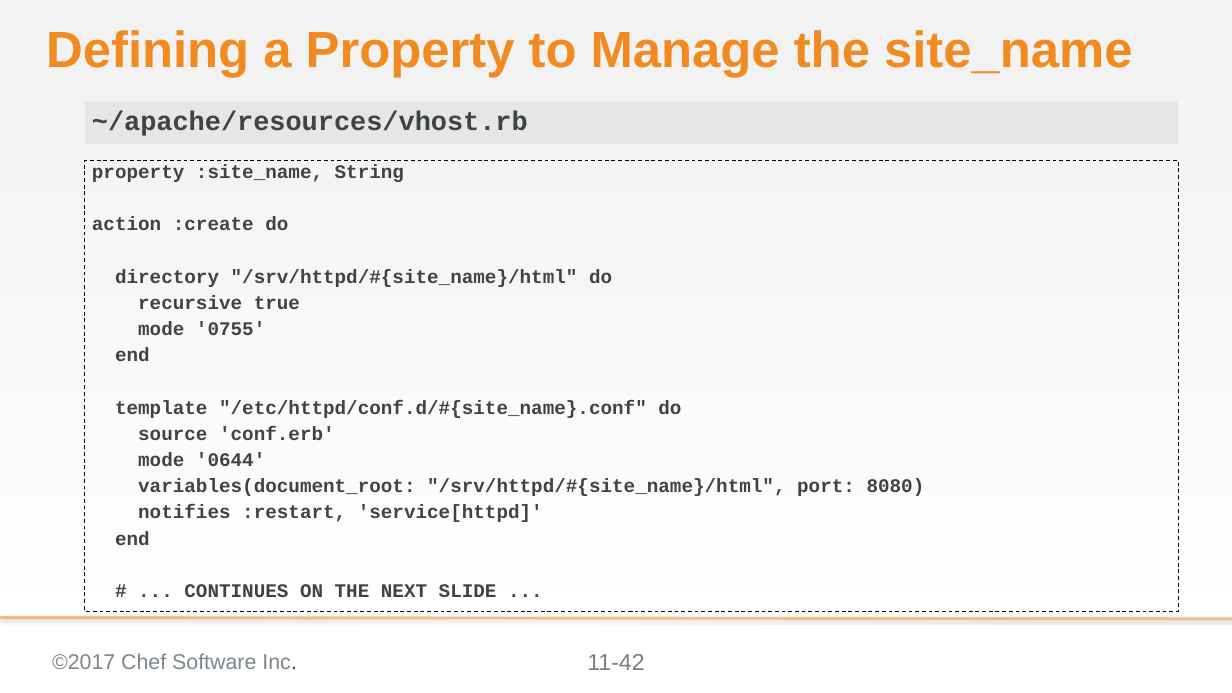
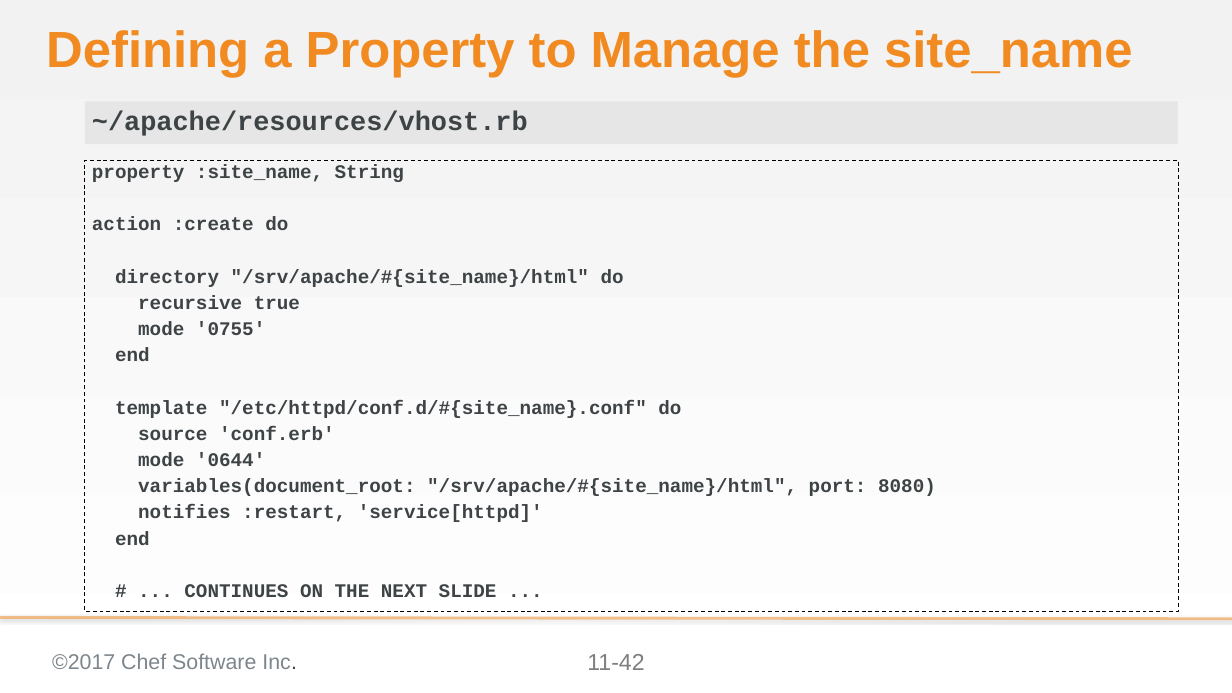
Before and after one commit to ericheiser/chef-intermediate, a slide deck: slide 42 of 11-creating_a_custom_resource.pptx. Drawn at 1232x693 pixels with LibreOffice and Linux fonts; fonts in the diff are those of the drawing; background and template pictures are left out. Boxes give left, top, right and bottom in pixels: in the first picture for what was removed or moved away, otherwise in the second. Text is boxed around its words. In the diff, an @@ line names an element or a change of style, - is before the commit and + after.

```diff
--- a/11-creating_a_custom_resource.pptx
+++ b/11-creating_a_custom_resource.pptx
@@ text at (115,269,624,287): text changed @@
-directory "/srv/httpd/#{site_name}/html" do
+directory "/srv/apache/#{site_name}/html" do
@@ text at (138,479,936,496): text changed @@
-variables(document_root: "/srv/httpd/#{site_name}/html", port: 8080)
+variables(document_root: "/srv/apache/#{site_name}/html", port: 8080)
```
Also in this commit, not shown: 12 other slides changed, 2 other files.
